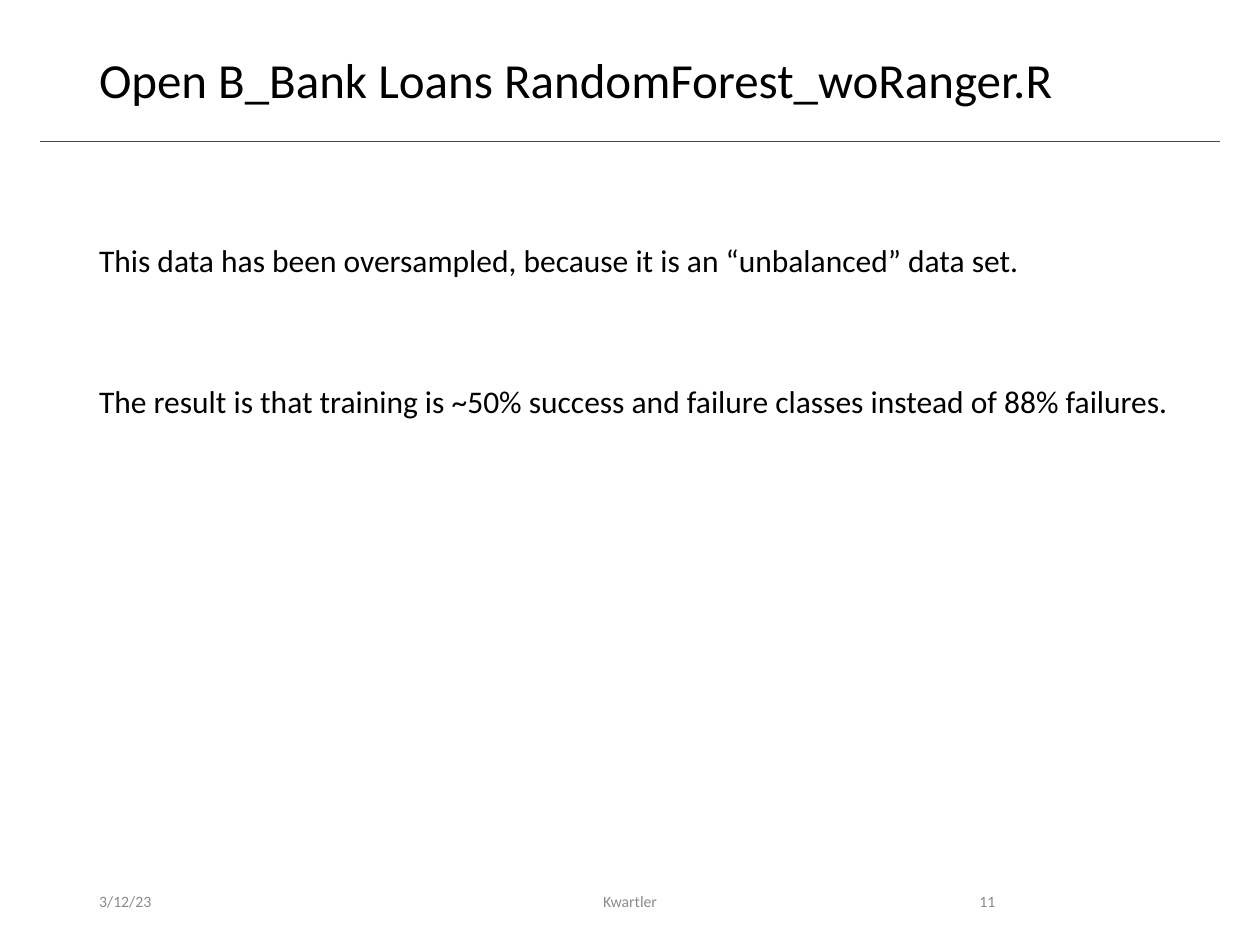
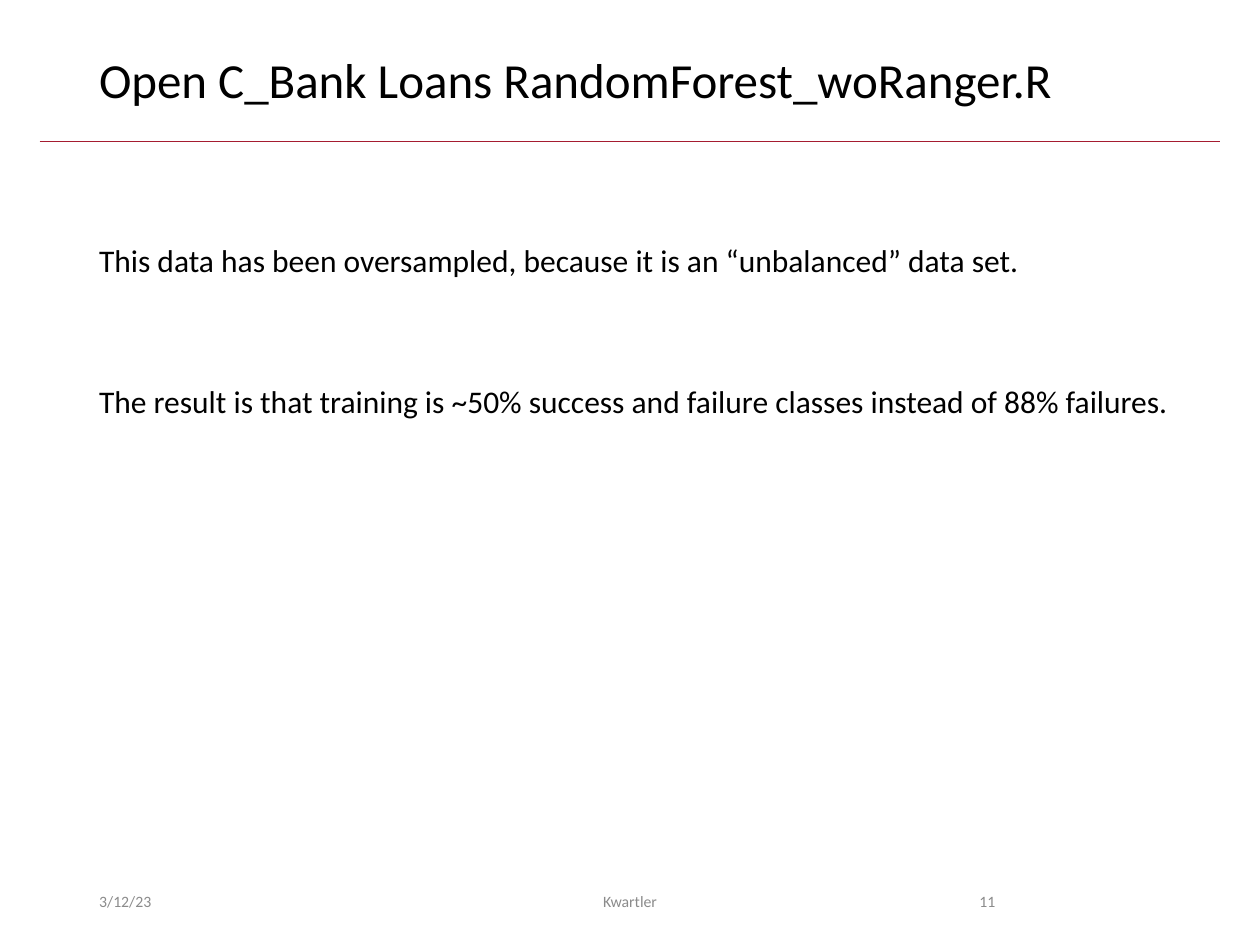
Before and after one commit to kwartler/Hult_Visualizing-Analyzing-Data-with-R, a slide deck: slide 11 of DD1/F_Mar13/C_RandomForests.pptx. Drawn at 1260x945 pixels with LibreOffice and Linux fonts; fonts in the diff are those of the drawing. Boxes give left, top, right and bottom in pixels: in the first picture for what was removed or moved away, otherwise in the second. Text is boxed around its words. In the diff, an @@ line names an element or a change of style, - is before the commit and + after.

```diff
--- a/DD1/F_Mar13/C_RandomForests.pptx
+++ b/DD1/F_Mar13/C_RandomForests.pptx
@@ title at (x1=99, y1=64, x2=1051, y2=107): text changed @@
-Open B_Bank Loans RandomForest_woRanger.R
+Open C_Bank Loans RandomForest_woRanger.R
```
Also in this commit, not shown: 1 other slide changed, 3 other files.
